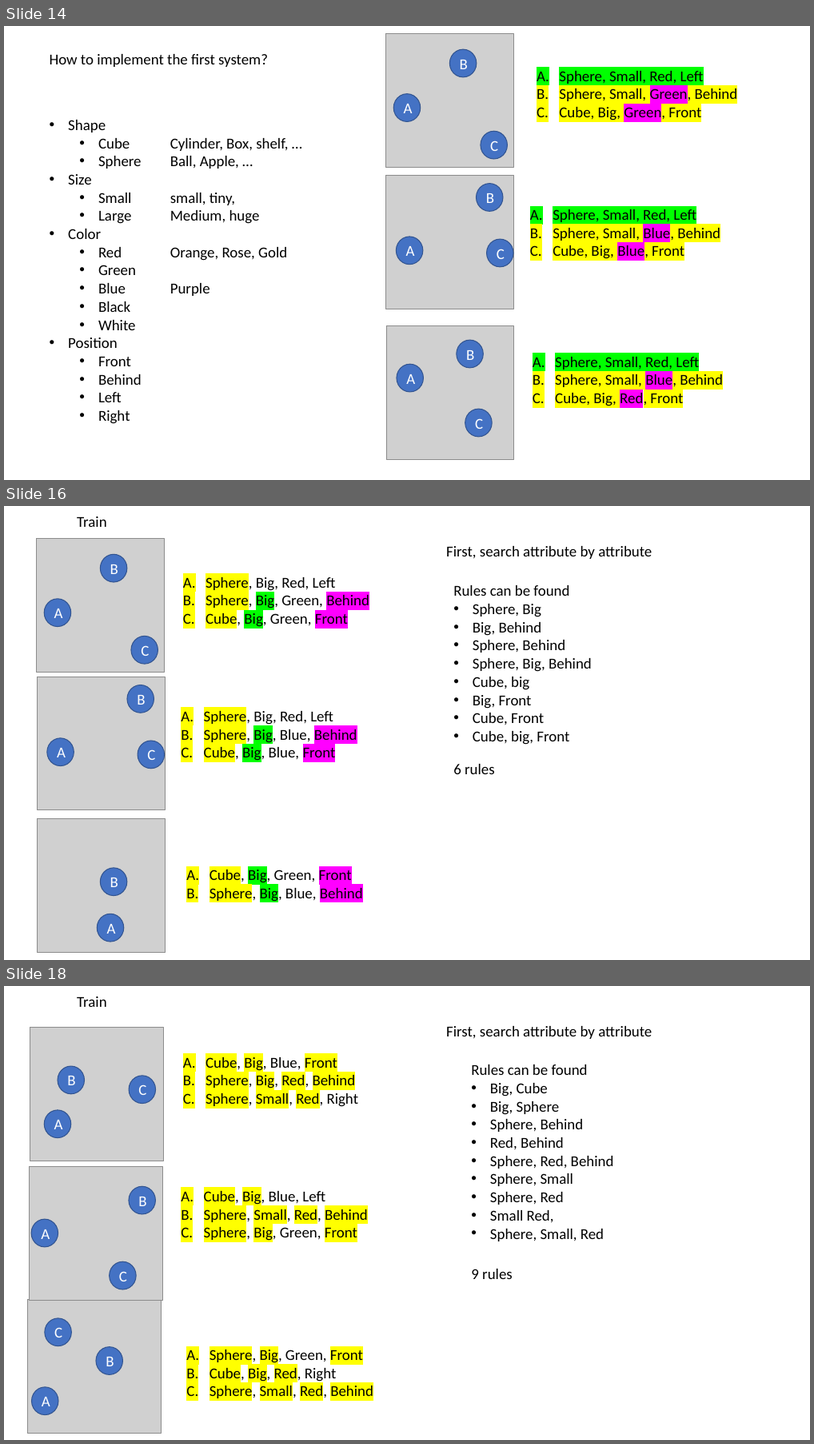
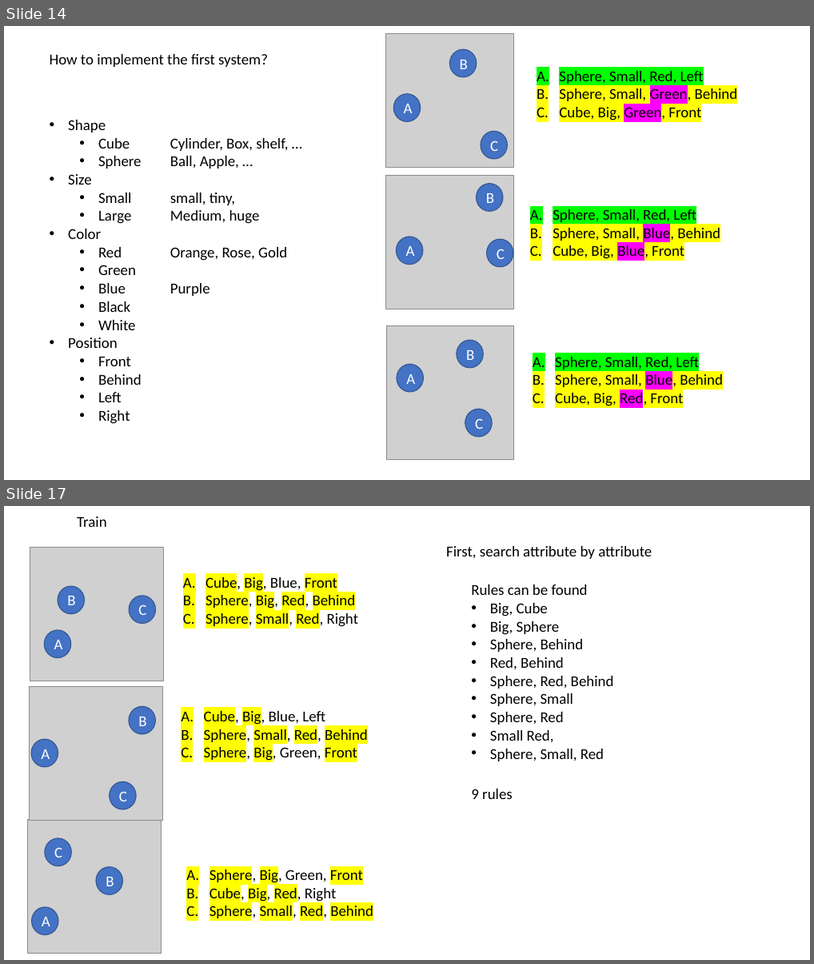
Before and after one commit to akweury/nsai_note, a slide deck: spatial_relation_vector.pptx. Shown one above the other, each under a label of ours: slides 14, 16 and 18 before the commit, slides 14 and 17 after it; the slides between them are not shown. The pictures are 814x1444 and 814x964 pixels, drawn with LibreOffice and Linux fonts; fonts in the diff are those of the drawing; grey boxes stand for pictures. Boxes give left, top, right and bottom in pixels: in the first picture for what was removed or moved away, otherwise in the second. Text is boxed around its words. In the diff, an @@ line names an element or a change of style, - is before the commit and + after.

```diff
--- a/spatial_relation_vector.pptx
+++ b/spatial_relation_vector.pptx
@@ slide 16 removed at bbox=[4, 506, 810, 960], background #FFFFFF @@
@@ text removed at bbox=[77, 516, 107, 527] @@
-Train
@@ picture removed at bbox=[37, 538, 164, 672] @@
@@ text removed at bbox=[446, 546, 652, 559] @@
-First, search attribute by attribute
@@ ellipse removed at bbox=[100, 554, 127, 582] @@
-B
@@ text removed at bbox=[206, 575, 370, 628] @@
-A. Sphere, Big, Red, Left
-B. Sphere, Big, Green, Behind
-C. Cube, Big, Green, Front
@@ ellipse removed at bbox=[44, 599, 70, 626] @@
-A
@@ text removed at bbox=[454, 585, 592, 744] @@
-Rules can be found
-• Sphere, Big
-• Big, Behind
-• Sphere, Behind
-• Sphere, Big, Behind
-• Cube, big
-• Big, Front
-• Cube, Front
-• Cube, big, Front
@@ ellipse removed at bbox=[131, 636, 158, 664] @@
-C
@@ picture removed at bbox=[37, 676, 165, 810] @@
@@ ellipse removed at bbox=[127, 685, 154, 713] @@
-B
@@ text removed at bbox=[204, 708, 358, 762] @@
-A. Sphere, Big, Red, Left
-B. Sphere, Big, Blue, Behind
-C. Cube, Big, Blue, Front
@@ ellipse removed at bbox=[47, 738, 74, 765] @@
-A
@@ ellipse removed at bbox=[138, 740, 164, 768] @@
-C
@@ text removed at bbox=[454, 764, 495, 774] @@
-6 rules
@@ picture removed at bbox=[37, 819, 165, 952] @@
@@ ellipse removed at bbox=[100, 868, 127, 896] @@
-B
@@ text removed at bbox=[210, 867, 363, 902] @@
-A. Cube, Big, Green, Front
-B. Sphere, Big, Blue, Behind
@@ ellipse removed at bbox=[97, 914, 124, 941] @@
-A
@@ what was slide 18 is now slide 17 @@
```
Also in this commit, not shown: 2 slides changed, 3 other files.
